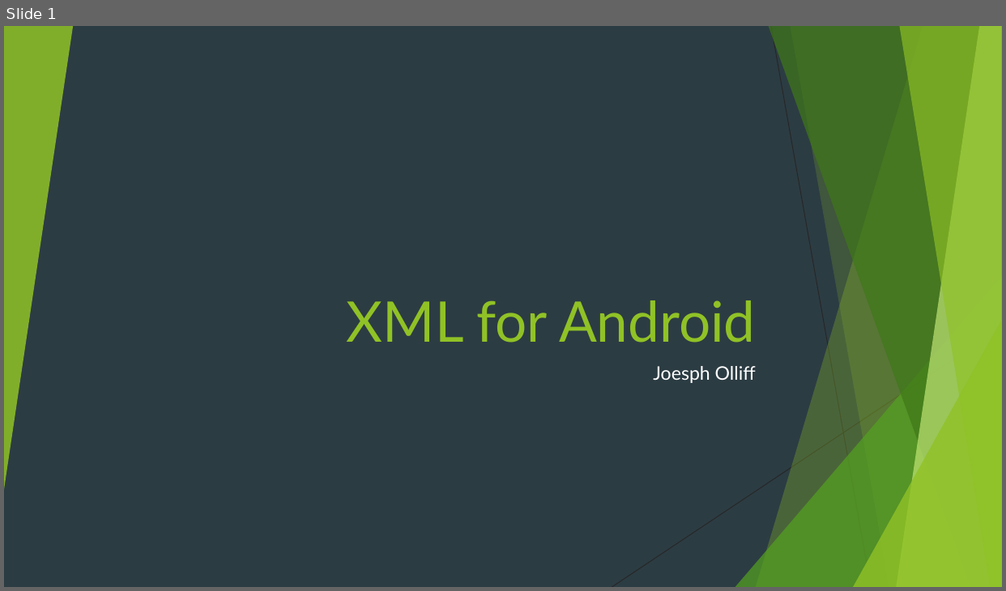
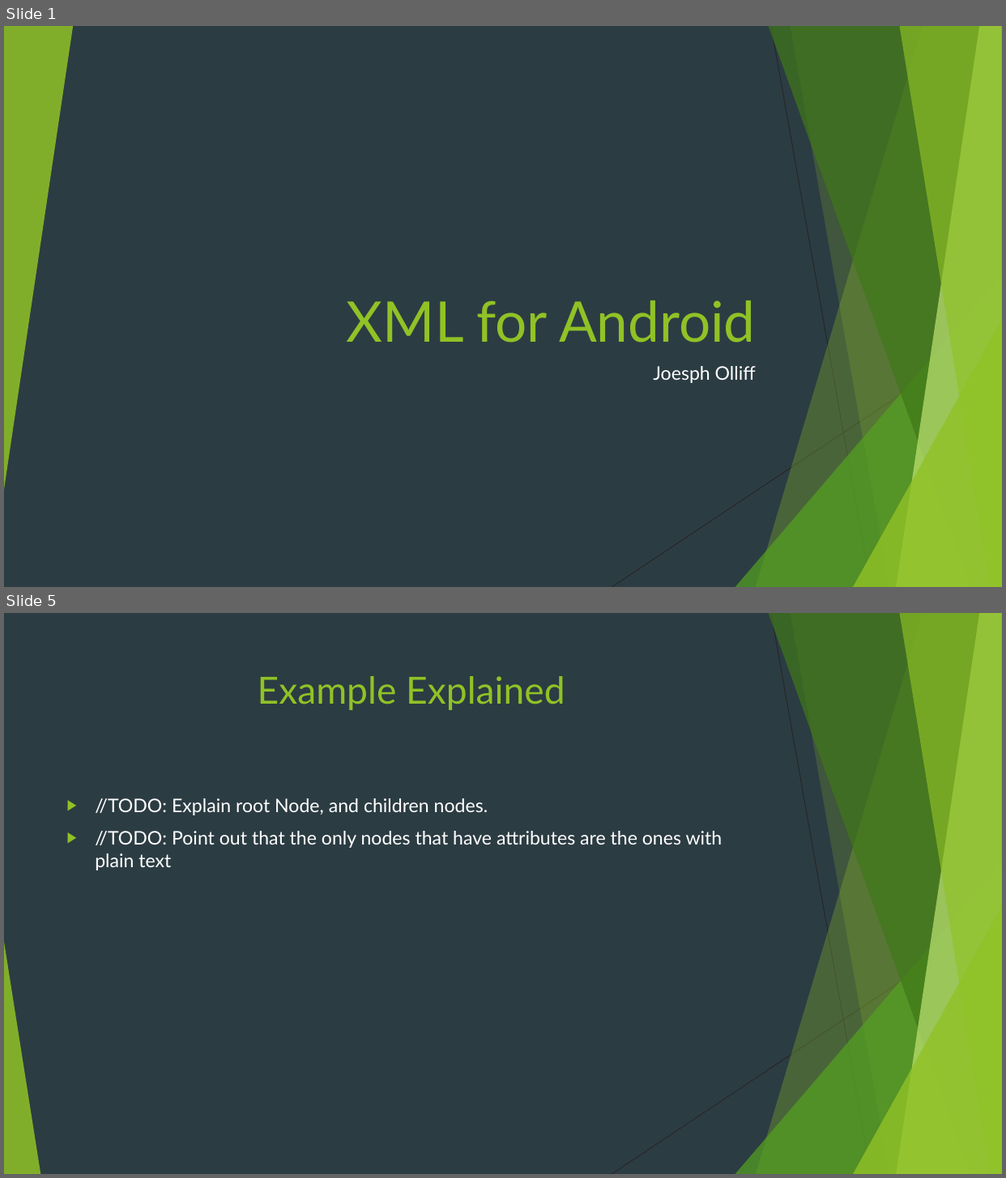
Before and after one commit to Sylvia-Olliff/XML-class, a slide deck: XML for Android.pptx. Shown one above the other, each under a label of ours: slide 1 before the commit, slides 1 and 5 after it; the slides between them are not shown. The pictures are 1006x591 and 1006x1178 pixels, drawn with LibreOffice and Linux fonts; fonts in the diff are those of the drawing. Boxes give left, top, right and bottom in pixels: in the first picture for what was removed or moved away, otherwise in the second. Text is boxed around its words. In the diff, an @@ line names an element or a change of style, - is before the commit and + after.

```diff
--- a/XML for Android.pptx
+++ b/XML for Android.pptx
@@ slide 5 added at box(4, 613, 1002, 1174), background #2C3C43; not listed: 9 template elements that a slide beside it also shows @@
@@ title added at box(258, 676, 565, 710), 36 pt, text #90C226 @@
+Example Explained
@@ text added at box(95, 798, 722, 871), 18 pt, text #FFFFFF @@
+▶ //TODO: Explain root Node, and children nodes.
+▶ //TODO: Point out that the only nodes that have attributes are the ones with plain text
@@ triangle added at box(4, 942, 40, 1174), fill #90C226 at 85% opacity @@
```
Also in this commit, not shown: 4 other slides added.
